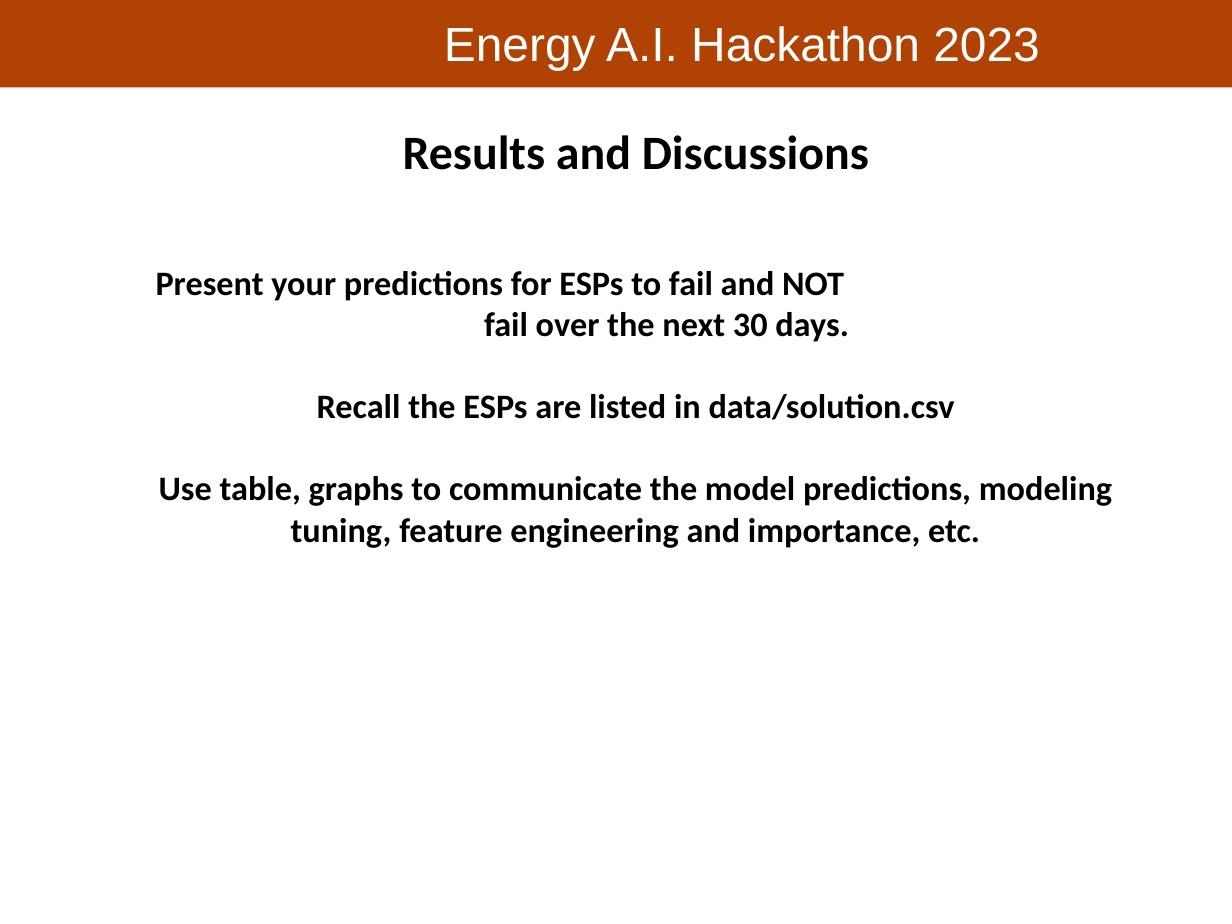
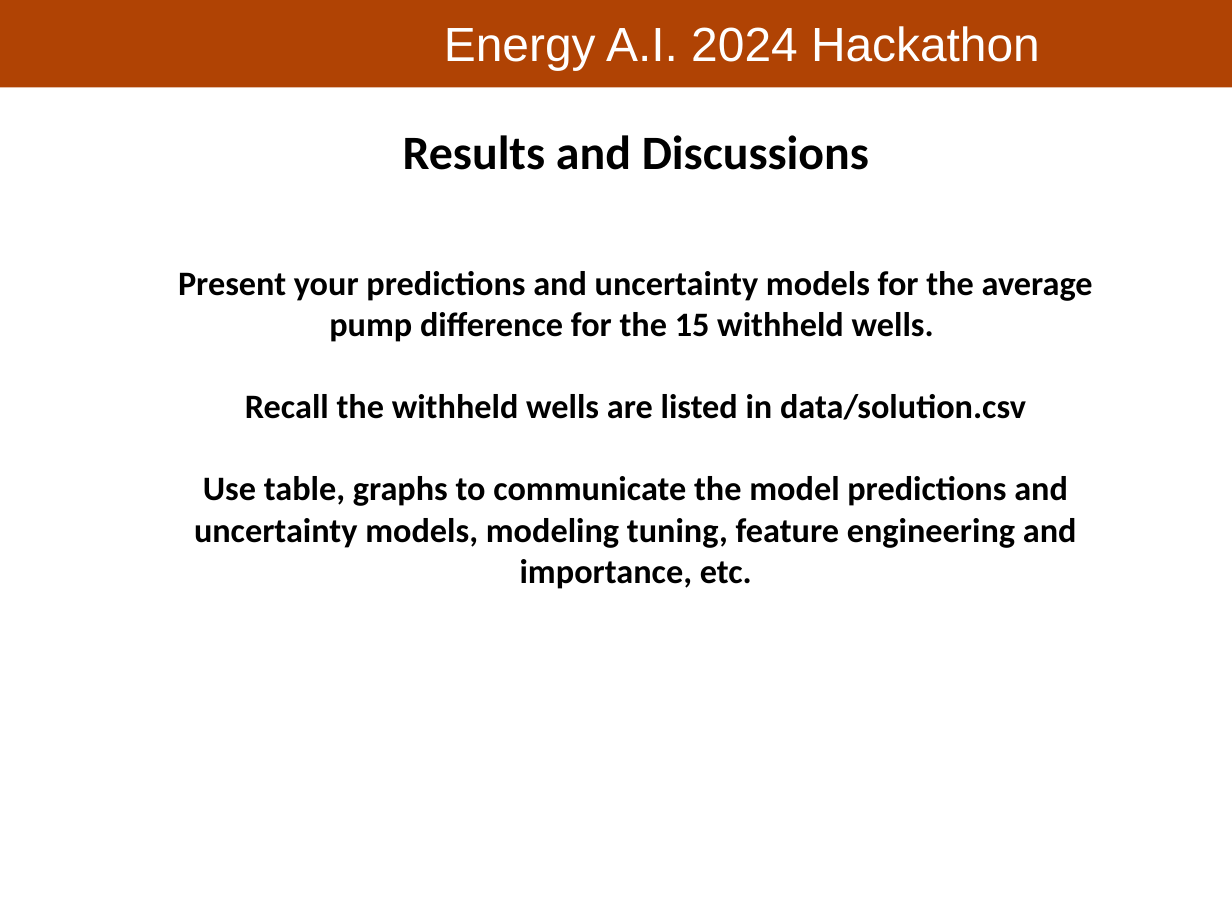
Before and after one commit to PGEHackathon/resources, a slide deck: slide 5 of Hackathon_PresentationTemplate.pptx. Drawn at 1232x924 pixels with LibreOffice and Linux fonts; fonts in the diff are those of the drawing; background and template pictures are left out. Boxes give left, top, right and bottom in pixels: in the first picture for what was removed or moved away, otherwise in the second. Text is boxed around its words. In the diff, an @@ line names an element or a change of style, - is before the commit and + after.

```diff
--- a/Hackathon_PresentationTemplate.pptx
+++ b/Hackathon_PresentationTemplate.pptx
@@ text at bbox=[444, 26, 1040, 70]: text changed @@
-Energy A.I. Hackathon 2023
+Energy A.I. 2024 Hackathon
@@ text at bbox=[178, 271, 1093, 589]: text changed @@
-Present your predictions for ESPs to fail and NOT fail over the next 30 days.
-Recall the ESPs are listed in data/solution.csv
-Use table, graphs to communicate the model predictions, modeling tuning, feature engineering and importance, etc.
+Present your predictions and uncertainty models for the average pump difference for the 15 withheld wells.
+Recall the withheld wells are listed in data/solution.csv
+Use table, graphs to communicate the model predictions and uncertainty models, modeling tuning, feature engineering and importance, etc.
```
Also in this commit, not shown: 5 other slides changed, 1 other file.
